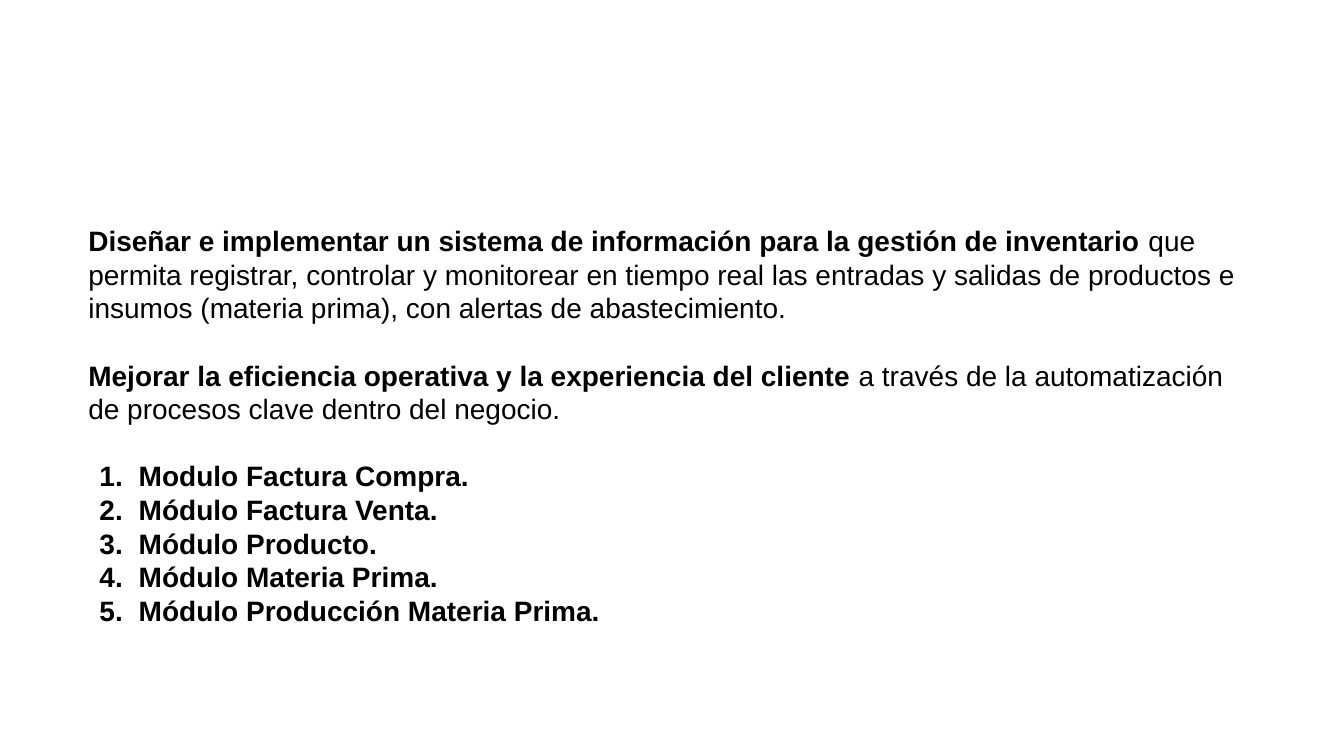
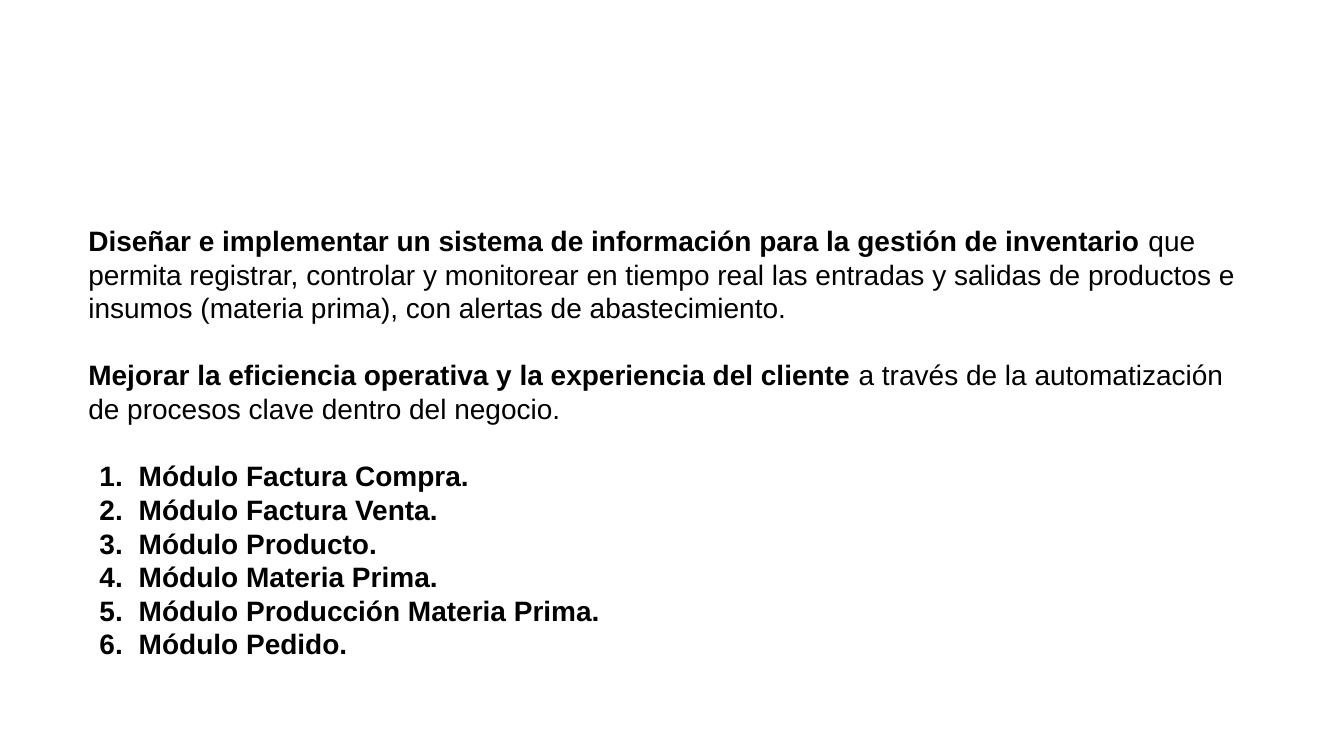
Before and after one commit to Branndon-Suarez/1.REPOSITORIO-WYK-PANADERIA.github.io, a slide deck: slide 6 of 4.Presentación/DIAPOSITIVAS_PROYECTO - GAES 7.pptx. Drawn at 1344x756 pixels with LibreOffice and Linux fonts; fonts in the diff are those of the drawing; background and template pictures are left out. Boxes give left, top, right and bottom in pixels: in the first picture for what was removed or moved away, otherwise in the second. Text is boxed around its words. In the diff, an @@ line names an element or a change of style, - is before the commit and + after.

```diff
--- a/4.Presentación/DIAPOSITIVAS_PROYECTO - GAES 7.pptx
+++ b/4.Presentación/DIAPOSITIVAS_PROYECTO - GAES 7.pptx
@@ text at [139, 465, 469, 491]: text changed @@
-1. Modulo Factura Compra.
+1. Módulo Factura Compra.
@@ text at [139, 633, 347, 655]: paragraph added @@
+6. Módulo Pedido.
```
Also in this commit, not shown: 1 other slide changed, 1 slide added, 1 slide removed, 1 other file.
